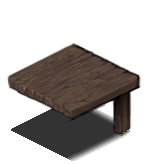
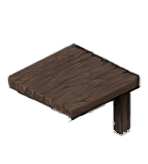
The second (148, 164) image is a revision of the first. Changes to its layers:
hid "Shadow" over 11, 108, 132, 161
